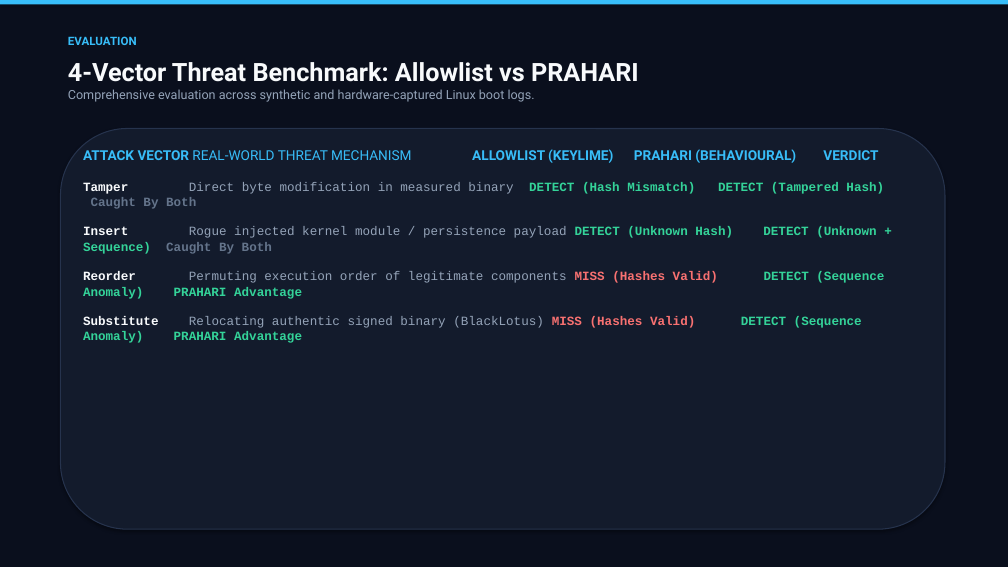
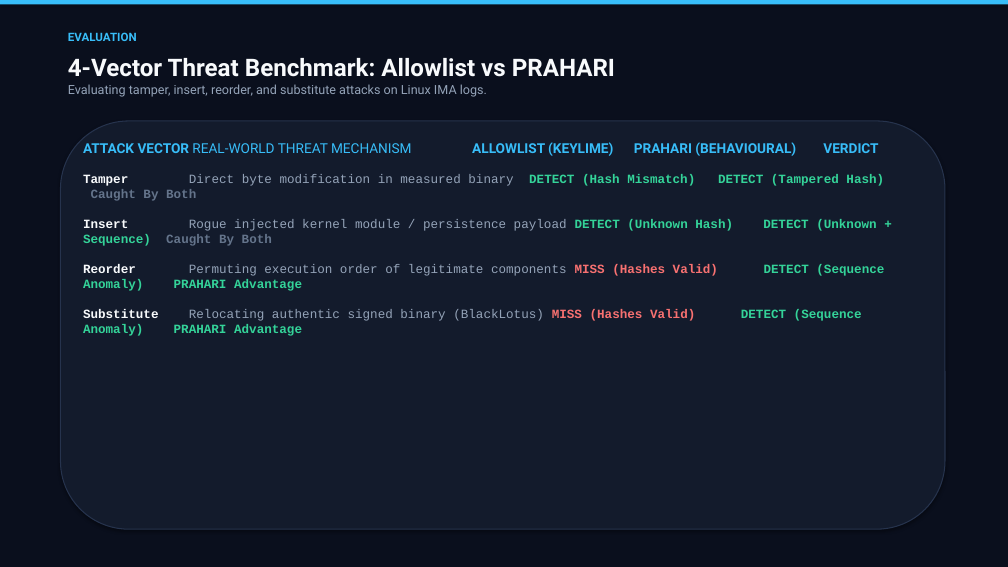
Before and after one commit to basithladdu/prahari, a slide deck: slide 4 of docs/PRAHARI.pptx. Drawn at 1008x567 pixels with LibreOffice and Linux fonts; fonts in the diff are those of the drawing. Boxes give left, top, right and bottom in pixels: in the first picture for what was removed or moved away, otherwise in the second. Text is boxed around its words. In the diff, an @@ line names an element or a change of style, - is before the commit and + after.

```diff
--- a/docs/PRAHARI.pptx
+++ b/docs/PRAHARI.pptx
@@ text "EVALUATION": place and size @@
-text "EVALUATION" at bbox=[68, 36, 137, 45]
+text "EVALUATION" at bbox=[68, 32, 137, 41]
@@ text at bbox=[68, 58, 615, 77]: size 24 to 23 pt in "4-Vector Threat Benchmark: Allowlist vs PRAHARI" @@
@@ text at bbox=[68, 84, 487, 97]: text changed @@
-Comprehensive evaluation across synthetic and hardware-captured Linux boot logs.
+Evaluating tamper, insert, reorder, and substitute attacks on Linux IMA logs.
@@ rounded rectangle: place and size @@
-rounded rectangle at bbox=[60, 129, 945, 529]
+rounded rectangle at bbox=[60, 121, 945, 529]
@@ text "ATTACK VECTOR REAL-WORLD THREAT MECHANISM ...": place and size @@
-text "ATTACK VECTOR REAL-WORLD THREAT MECHANISM ..." at bbox=[83, 149, 884, 343]
+text "ATTACK VECTOR REAL-WORLD THREAT MECHANISM ..." at bbox=[83, 142, 884, 336]
```
Also in this commit, not shown: 6 other slides changed.
